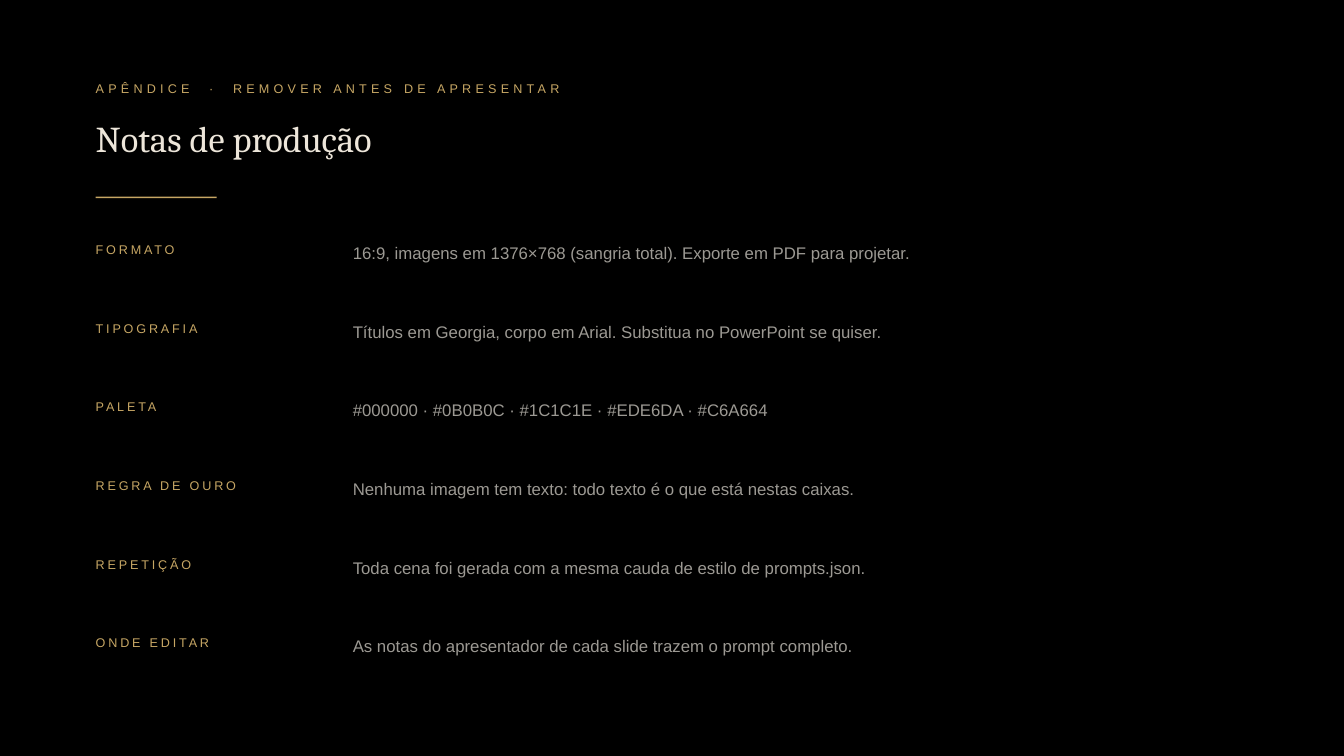
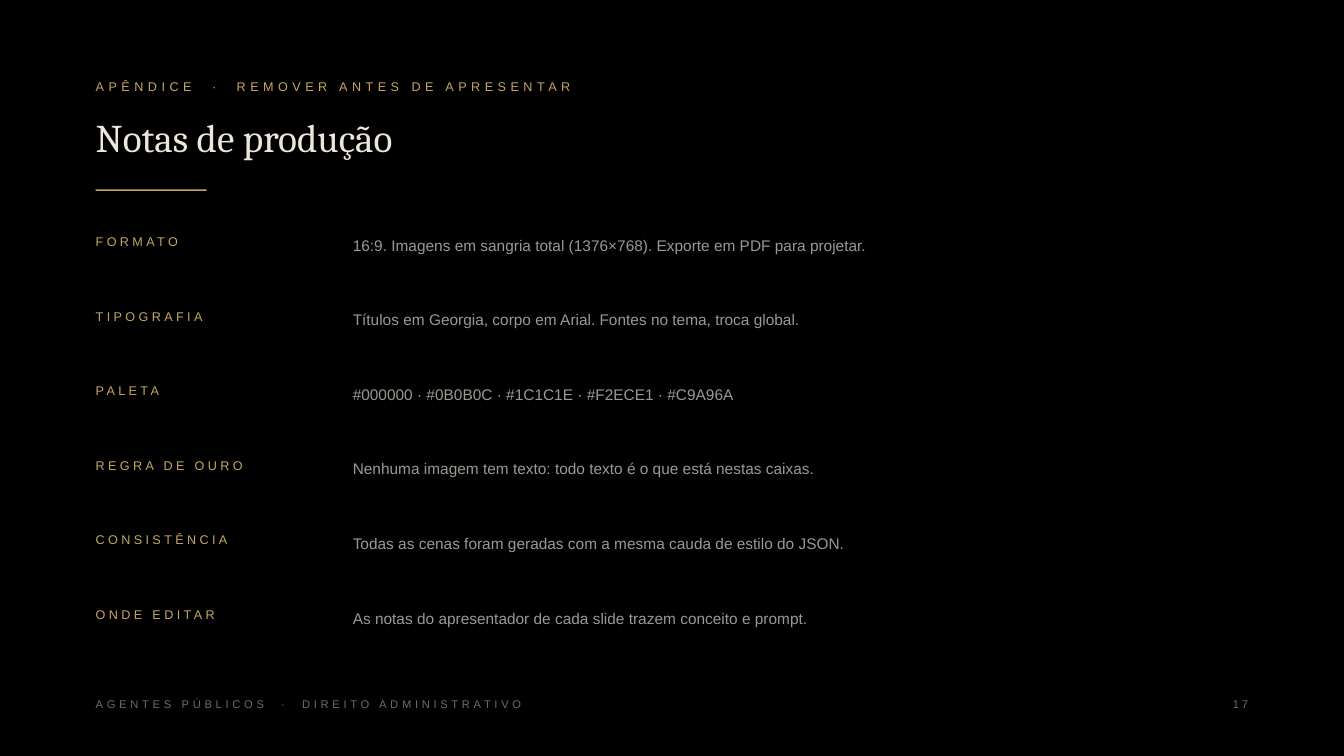
Before and after one commit to ceo-backup-save/rea, a slide deck: slide 17 of storyboards/direito-administrativo-agentes-publicos/apresentacao-agentes-publicos.pptx (slide 16 before the commit). Drawn at 1344x756 pixels with LibreOffice and Linux fonts; fonts in the diff are those of the drawing. Boxes give left, top, right and bottom in pixels: in the first picture for what was removed or moved away, otherwise in the second. Text is boxed around its words. In the diff, an @@ line names an element or a change of style, - is before the commit and + after.

Commit message:
feat(storyboard): deck v2 com sistema tipografico serifa+sans e fontes no tema

```diff
--- a/storyboards/direito-administrativo-agentes-publicos/apresentacao-agentes-publicos.pptx
+++ b/storyboards/direito-administrativo-agentes-publicos/apresentacao-agentes-publicos.pptx
@@ text "APÊNDICE · REMOVER ANTES DE ..." at [96,81,570,91]: letter spacing 3 to 3.2 pt @@
@@ text "Notas de produção" at [96,124,393,161]: size 26 to 28 pt @@
@@ rectangle: place and size @@
-rectangle at [96,197,217,199]
+rectangle at [96,190,207,191]
@@ text "FORMATO": place and size @@
-text "FORMATO" at [96,242,328,282]
+text "FORMATO" at [96,234,328,264]
@@ text at [353,240,866,254]: text changed; size 12 to 11 pt @@
-16:9, imagens em 1376×768 (sangria total). Exporte em PDF para projetar.
+16:9. Imagens em sangria total (1376×768). Exporte em PDF para projetar.
@@ text "TIPOGRAFIA": place and size @@
-text "TIPOGRAFIA" at [96,324,198,333]
+text "TIPOGRAFIA" at [96,312,203,321]
@@ text at [353,313,799,328]: text changed; size 12 to 11 pt @@
-Títulos em Georgia, corpo em Arial. Substitua no PowerPoint se quiser.
+Títulos em Georgia, corpo em Arial. Fontes no tema, troca global.
@@ text "PALETA": place and size @@
-text "PALETA" at [96,399,328,440]
+text "PALETA" at [96,383,328,413]
@@ text at [353,389,733,400]: text changed; size 12 to 11 pt @@
-#000000 · #0B0B0C · #1C1C1E · #EDE6DA · #C6A664
+#000000 · #0B0B0C · #1C1C1E · #F2ECE1 · #C9A96A
@@ text "REGRA DE OURO": place and size @@
-text "REGRA DE OURO" at [96,481,236,490]
+text "REGRA DE OURO" at [96,461,243,470]
@@ text "Nenhuma imagem tem texto: todo ...": place and size @@
-text "Nenhuma imagem tem texto: todo ..." at [353,482,854,499]
+text "Nenhuma imagem tem texto: todo ..." at [353,462,814,477]
@@ text "Nenhuma imagem tem texto: todo ..." at [353,462,814,477]: size 12 to 11 pt; line spacing 1.3 to 1.32 @@
@@ text added at [96,534,228,544], 9 pt, text #C6A664 @@
+CONSISTÊNCIA
@@ text at [353,538,844,552]: text changed; size 12 to 11 pt @@
-Toda cena foi gerada com a mesma cauda de estilo de prompts.json.
+Todas as cenas foram geradas com a mesma cauda de estilo do JSON.
@@ text removed at [96,559,191,572] @@
-REPETIÇÃO
@@ letter spacing 2 to 2.4 pt in 5 elements at [96,234,328,264], [96,312,203,321], [96,383,328,413], [96,461,243,470], [96,607,328,637] @@
@@ text "ONDE EDITAR": place and size @@
-text "ONDE EDITAR" at [96,635,328,676]
+text "ONDE EDITAR" at [96,607,328,637]
@@ text at [353,613,807,627]: text changed; size 12 to 11 pt @@
-As notas do apresentador de cada slide trazem o prompt completo.
+As notas do apresentador de cada slide trazem conceito e prompt.
@@ text added at [96,700,521,708], 8 pt, text #6E6C68 @@
+AGENTES PÚBLICOS · DIREITO ADMINISTRATIVO
@@ text added at [1233,700,1248,708], 8 pt, text #6E6C68 @@
+17
```
Also in this commit, not shown: 15 other slides changed, 1 slide added, 39 other files.
